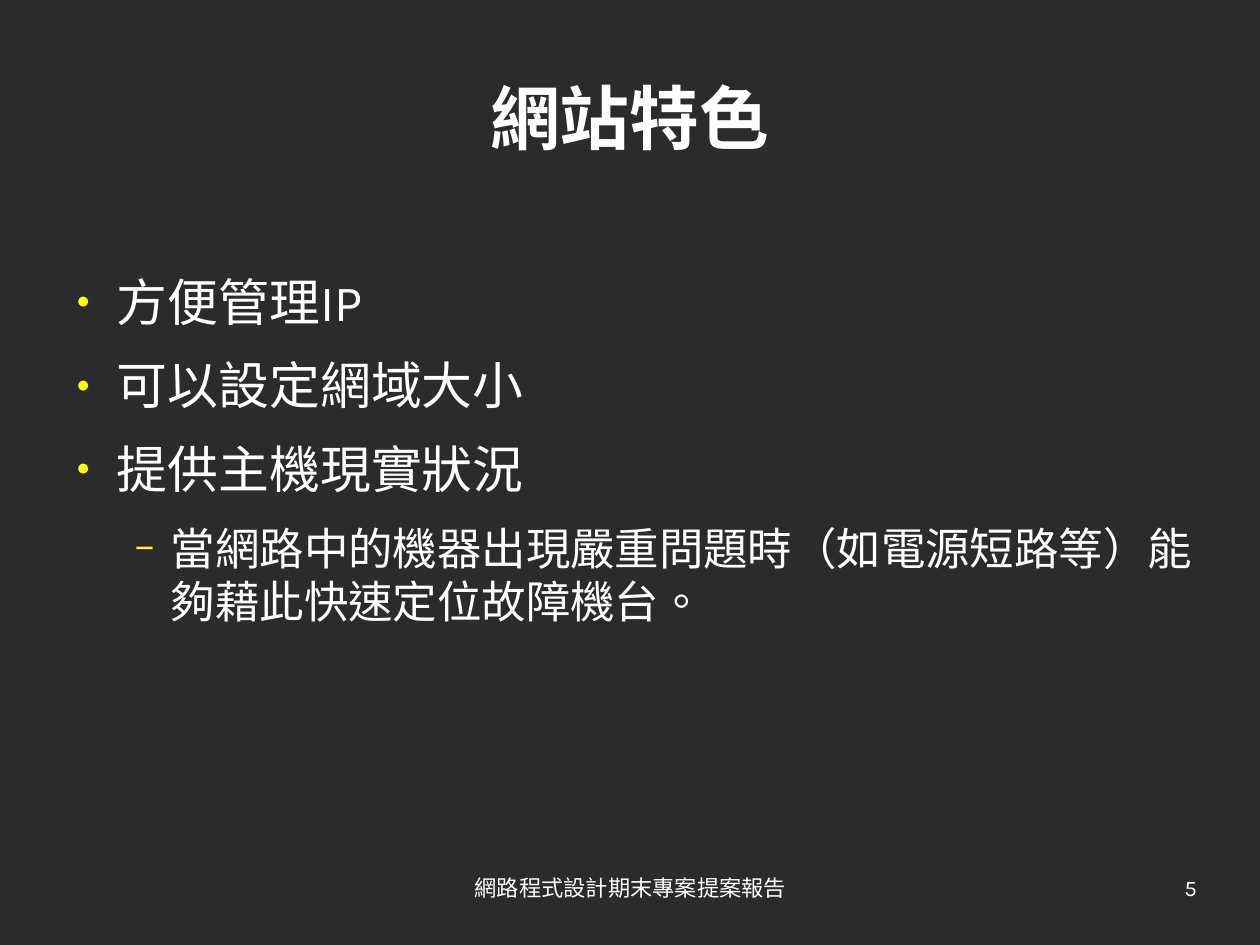
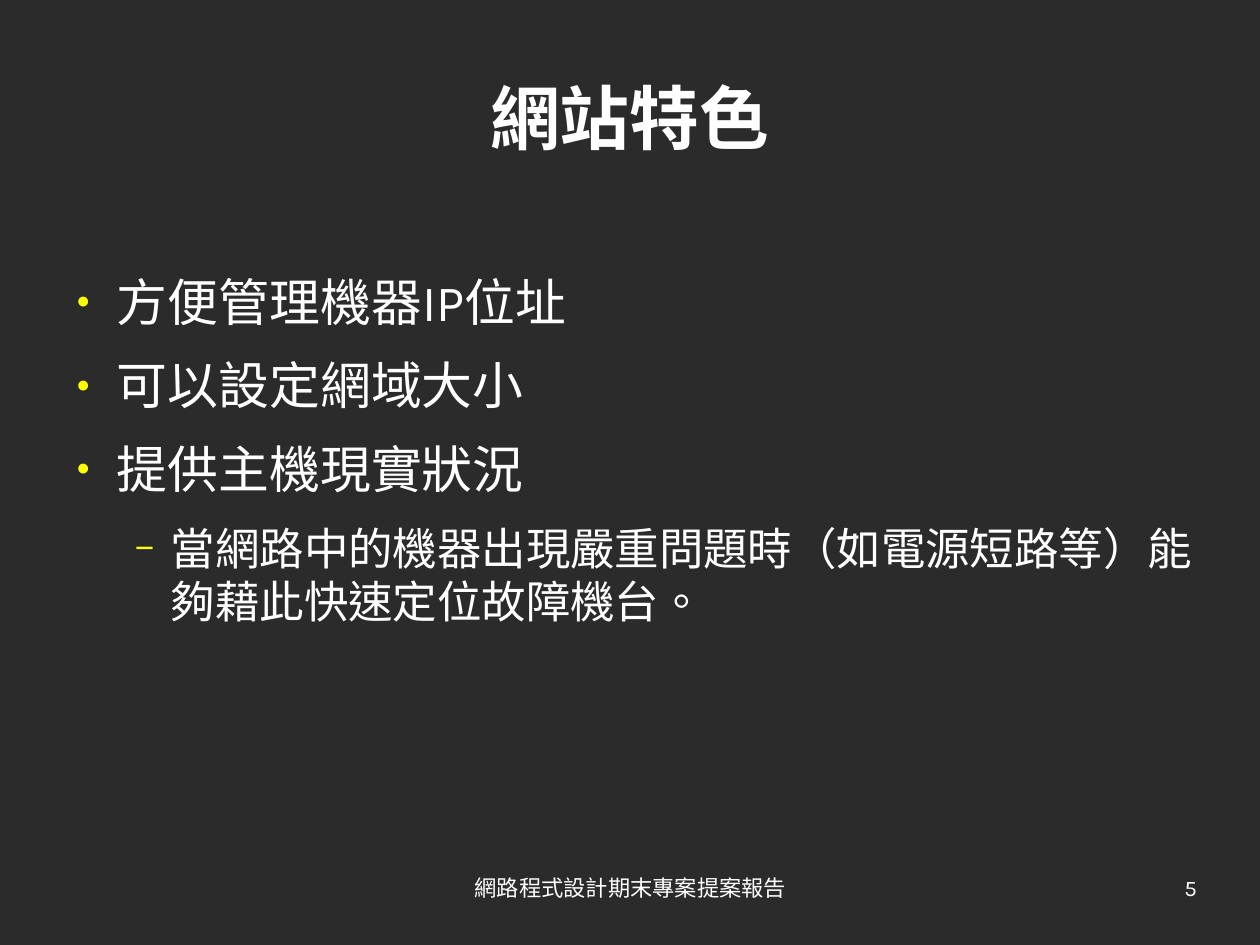
Before and after one commit to brlin-tw/NetAdminIPTableCorporate, a slide deck: slide 5 of Resources/Manual/Project_manual.odp. Drawn at 1260x945 pixels with LibreOffice and Linux fonts; fonts in the diff are those of the drawing; background and template pictures are left out; a plain dark background stands for a picture behind light text. Boxes give left, top, right and bottom in pixels: in the first picture for what was removed or moved away, otherwise in the second. Text is boxed around its words. In the diff, an @@ line names an element or a change of style, - is before the commit and + after.

```diff
--- a/Resources/Manual/Project_manual.odp
+++ b/Resources/Manual/Project_manual.odp
@@ text at [117,278,566,325]: text changed @@
-● 方便管理IP
+● 方便管理機器IP位址
```
Also in this commit, not shown: 4 other slides changed, 1 other file.
